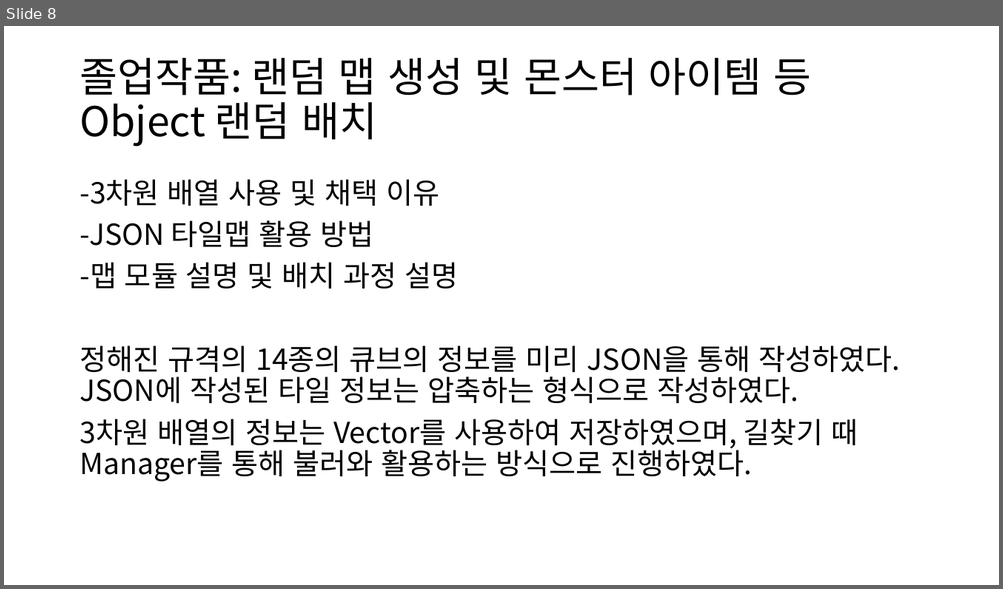
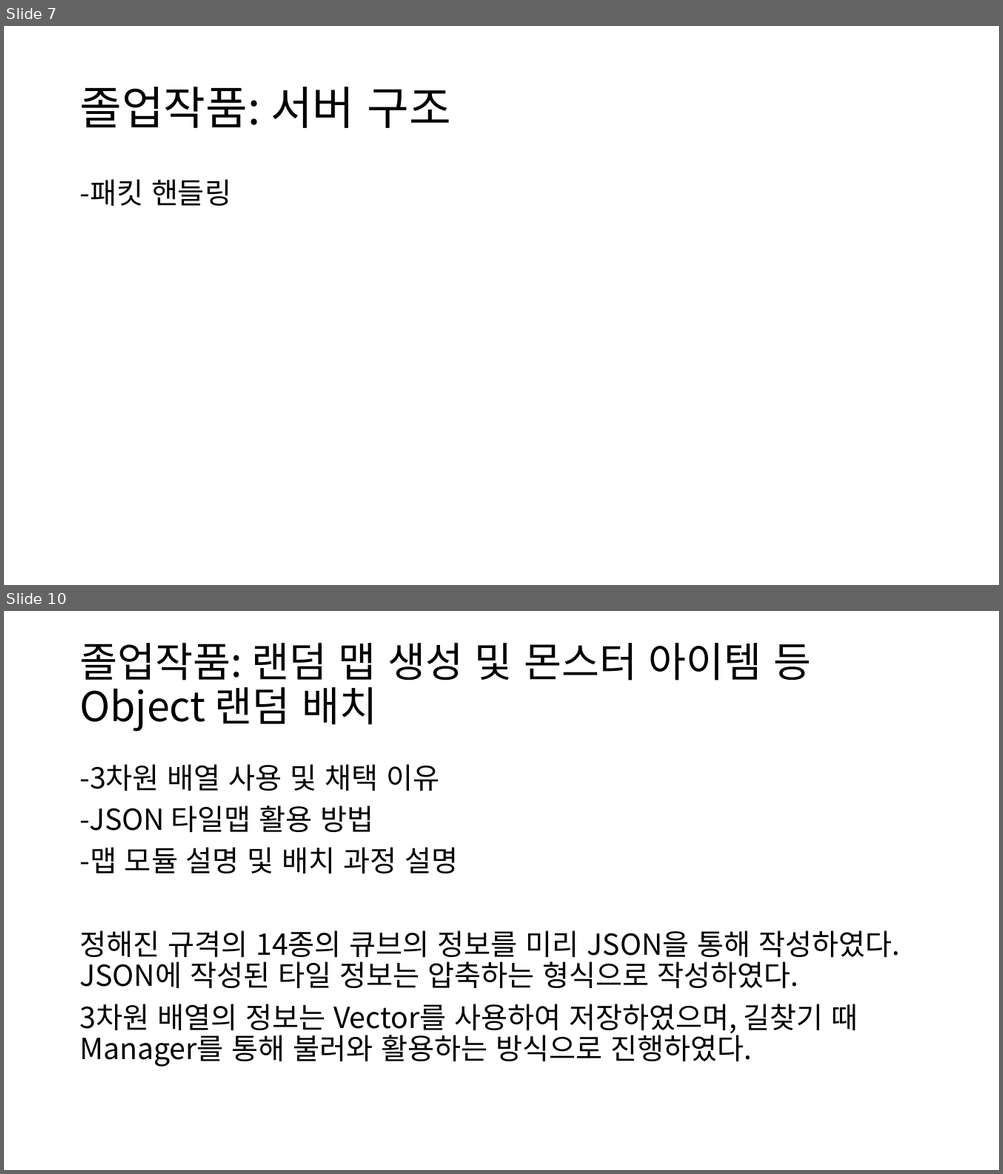
Before and after one commit to kimi5231/B1A2_project, a slide deck: 포트폴리오/임수영/포트폴리오.pptx. Shown one above the other, each under a label of ours: slide 8 before the commit, slides 7 and 10 after it; the slides between them are not shown. The pictures are 1003x589 and 1003x1174 pixels, drawn with LibreOffice and Linux fonts; fonts in the diff are those of the drawing. Boxes give left, top, right and bottom in pixels: in the first picture for what was removed or moved away, otherwise in the second. Text is boxed around its words. In the diff, an @@ line names an element or a change of style, - is before the commit and + after.

```diff
--- a/포트폴리오/임수영/포트폴리오.pptx
+++ b/포트폴리오/임수영/포트폴리오.pptx
@@ slide 7 added at (4,26,999,585), background #FFFFFF @@
@@ title added at (79,87,451,128), 44 pt, text #000000 @@
+졸업작품: 서버 구조
@@ text added at (79,179,231,206), 28 pt, text #000000 @@
+-패킷 핸들링
@@ what was slide 8 is now slide 10 @@
```
Also in this commit, not shown: 4 slides changed, 2 other slides added, 1 other file.
